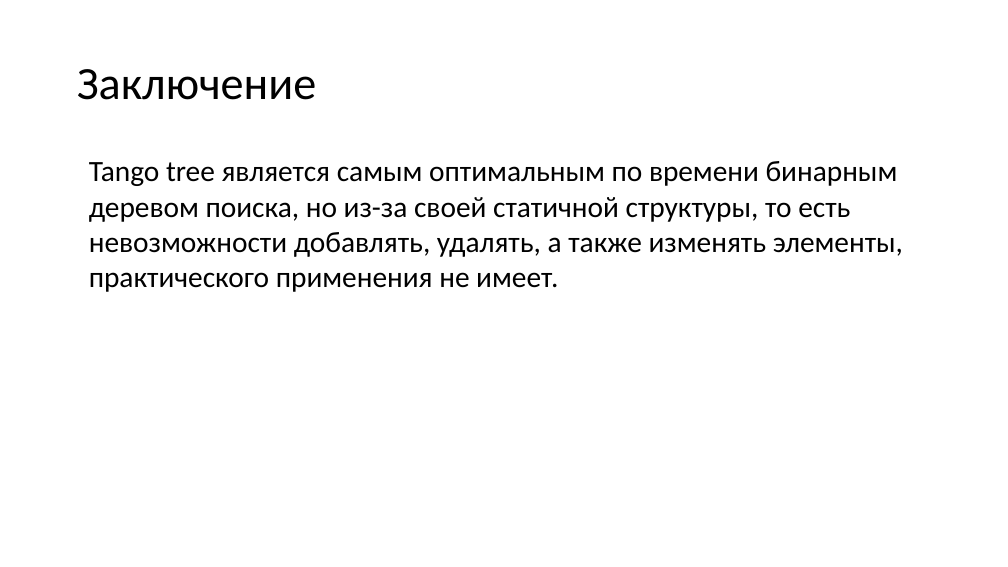
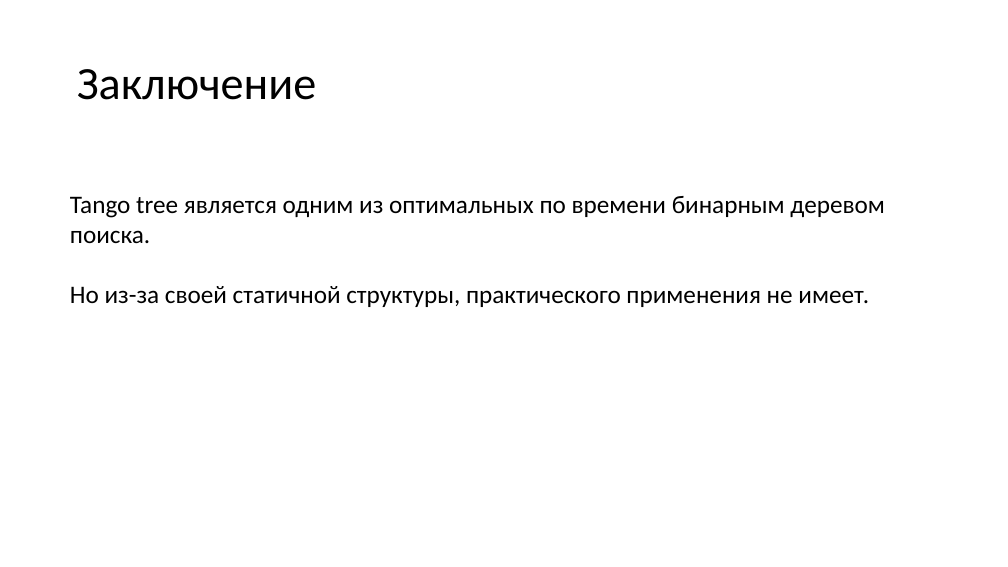
Before and after one commit to Far0ver/TangoTree, a slide deck: slide 19 of Танго дерево презентация.pptx (slide 16 before the commit). Drawn at 1008x567 pixels with LibreOffice and Linux fonts; fonts in the diff are those of the drawing. Boxes give left, top, right and bottom in pixels: in the first picture for what was removed or moved away, otherwise in the second. Text is boxed around its words. In the diff, an @@ line names an element or a change of style, - is before the commit and + after.

```diff
--- a/Танго дерево презентация.pptx
+++ b/Танго дерево презентация.pptx
@@ text at (70,196,885,307): text changed; size 28 to 24 pt @@
-Tango tree является самым оптимальным по времени бинарным деревом поиска, но из-за своей статичной структуры, то есть невозможности добавлять, удалять, а также изменять элементы, практического применения не имеет.
+Tango tree является одним из оптимальных по времени бинарным деревом поиска.
+Но из-за своей статичной структуры, практического применения не имеет.
```
Also in this commit, not shown: 12 other slides changed, 6 slides added, 3 slides removed.
